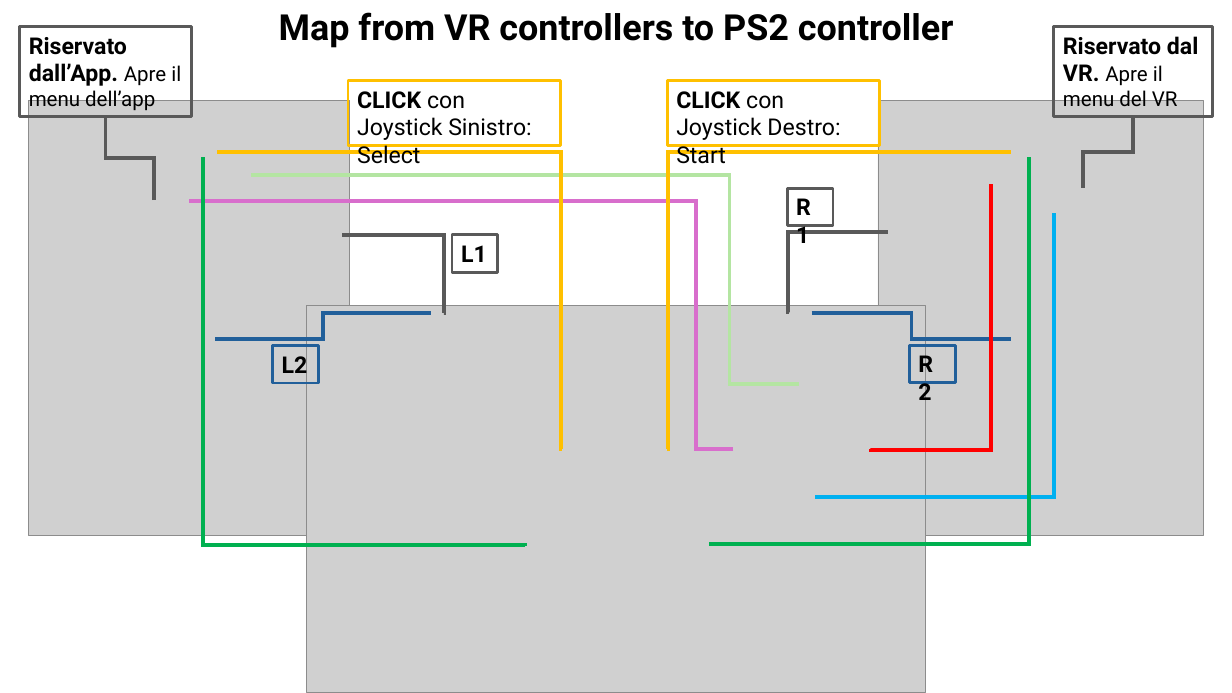
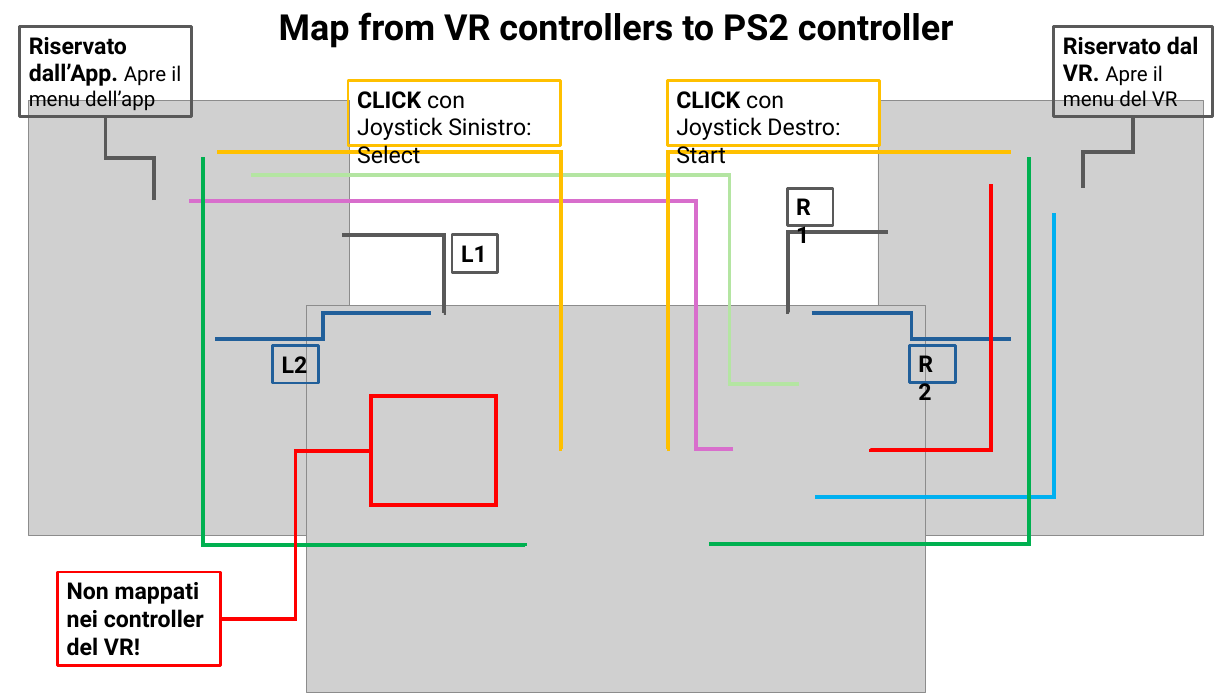
Before and after one commit to irotaicnoc/yahboom_rdk_x3_robot, a slide deck: slide 1 of sunriseRobot/app_SunriseRobot/info/vr_controller_map_it.pptx. Drawn at 1232x693 pixels with LibreOffice and Linux fonts; fonts in the diff are those of the drawing; grey boxes stand for pictures. Boxes give left, top, right and bottom in pixels: in the first picture for what was removed or moved away, otherwise in the second. Text is boxed around its words. In the diff, an @@ line names an element or a change of style, - is before the commit and + after.

Commit message:
updated VR controller mappings

```diff
--- a/sunriseRobot/app_SunriseRobot/info/vr_controller_map_it.pptx
+++ b/sunriseRobot/app_SunriseRobot/info/vr_controller_map_it.pptx
@@ rectangle added at (x1=371, y1=396, x2=496, y2=506), outline #FF0000 3 pt @@
@@ elbow line added from (221, 619) to (371, 451), #FF0000 3 pt @@
@@ rectangle added at (x1=57, y1=572, x2=220, y2=665), outline #FF0000 2.25 pt, 18 pt, text #000000, bold @@
+Non mappati nei controller del VR!
```
Also in this commit, not shown: 1 other file.
